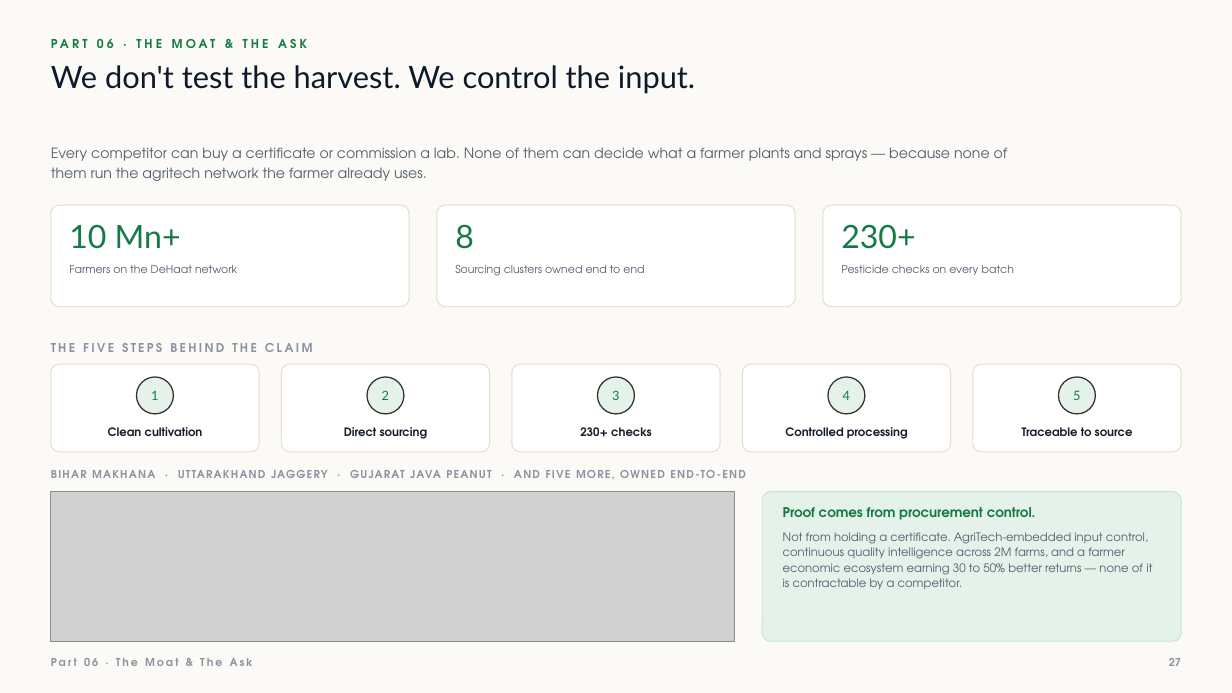
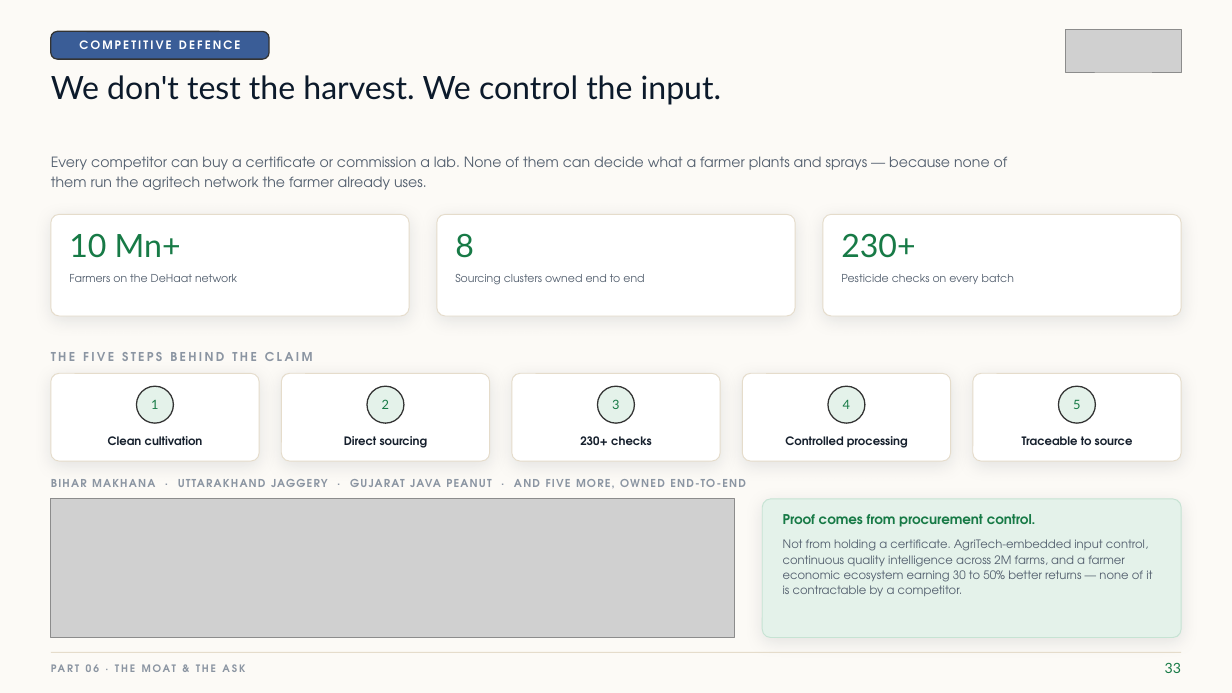
Before and after one commit to tirtham-spec/hopper-tessarakt, a slide deck: slide 34 of DHF-Honest-Farms-Deck.pptx (slide 28 before the commit). Drawn at 1232x693 pixels with LibreOffice and Linux fonts; fonts in the diff are those of the drawing; grey boxes stand for pictures. Boxes give left, top, right and bottom in pixels: in the first picture for what was removed or moved away, otherwise in the second. Text is boxed around its words. In the diff, an @@ line names an element or a change of style, - is before the commit and + after.

```diff
--- a/DHF-Honest-Farms-Deck.pptx
+++ b/DHF-Honest-Farms-Deck.pptx
@@ text removed at (x1=51, y1=33, x2=1181, y2=54) @@
-PART 06 · THE MOAT & THE ASK
@@ rounded rectangle added at (x1=51, y1=31, x2=269, y2=59), fill #3A5D97, outline #333333 1 pt @@
@@ text added at (x1=79, y1=40, x2=240, y2=49), 9 pt, text #FFFFFF, bold @@
+COMPETITIVE DEFENCE
@@ picture added at (x1=1066, y1=30, x2=1181, y2=72) @@
@@ text "We don't test the harvest. ..." moved from (x1=51, y1=65, x2=695, y2=94) to (x1=51, y1=75, x2=721, y2=105) @@
@@ text "We don't test the harvest. ..." at (x1=51, y1=75, x2=721, y2=105): size 24 to 25 pt @@
@@ 19 texts, 8 rounded rectangles, 5 ellipses moved together from (x1=51, y1=147, x2=1182, y2=478) to (x1=51, y1=156, x2=1182, y2=487) @@
@@ shadow on in 8 elements at (x1=51, y1=214, x2=409, y2=316), (x1=437, y1=214, x2=796, y2=316), (x1=823, y1=214, x2=1182, y2=316), (x1=281, y1=373, x2=489, y2=461), (x1=512, y1=373, x2=720, y2=461), (x1=742, y1=373, x2=950, y2=461), (x1=973, y1=373, x2=1181, y2=461), (x1=51, y1=373, x2=259, y2=461) @@
@@ picture resized from (x1=51, y1=492, x2=735, y2=641) to (x1=51, y1=499, x2=735, y2=638) @@
@@ rounded rectangle resized from (x1=762, y1=492, x2=1181, y2=641) to (x1=762, y1=499, x2=1181, y2=638) @@
@@ rounded rectangle at (x1=762, y1=499, x2=1181, y2=638): shadow on; proportions changed @@
@@ text "Not from holding a certificate. ..." moved from (x1=783, y1=532, x2=1152, y2=589) to (x1=783, y1=539, x2=1152, y2=596) @@
@@ text "Proof comes from procurement control." moved from (x1=783, y1=507, x2=1036, y2=520) to (x1=783, y1=514, x2=1036, y2=527) @@
@@ text at (x1=51, y1=658, x2=253, y2=666): text changed; size 8.5 to 8 pt @@
-Part 06 · The Moat & The Ask
+PART 06 · THE MOAT & THE ASK
@@ line added from (51, 653) to (1181, 653), #E5DCCB 0.75 pt @@
@@ text removed at (x1=1169, y1=658, x2=1181, y2=666) @@
-27
@@ text added at (x1=1165, y1=663, x2=1181, y2=673), 11 pt, text #177A46 @@
+33
```
Also in this commit, not shown: 29 other slides changed, 6 slides added, 14 other files.
